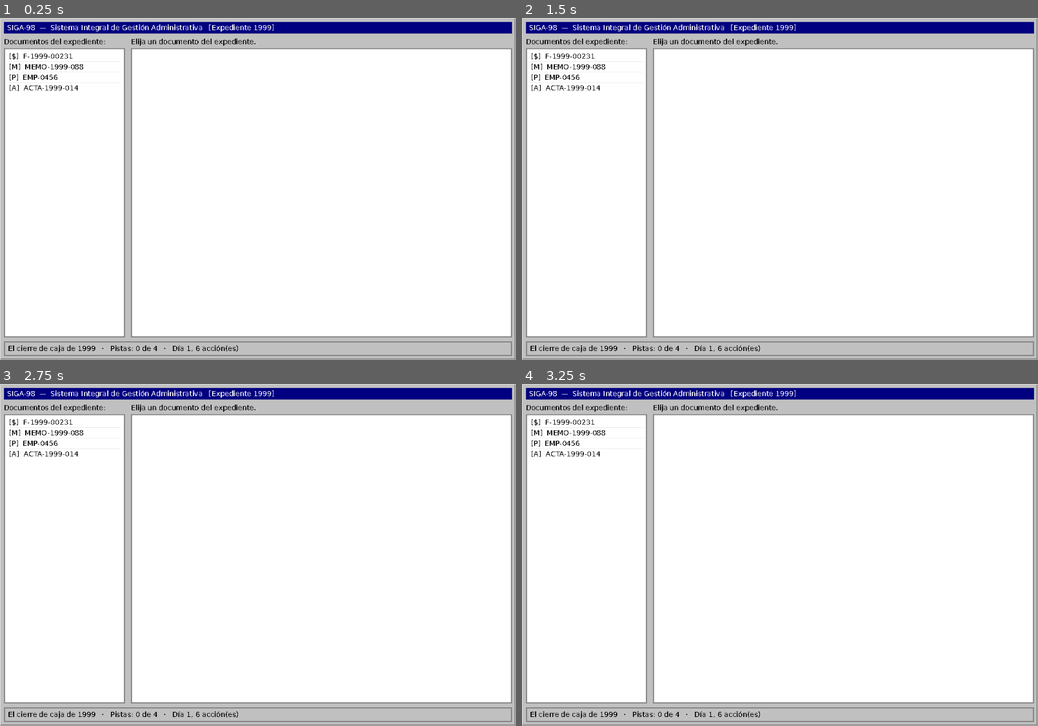
Above: before the commit, frames 1-4 (two rows, left to right).
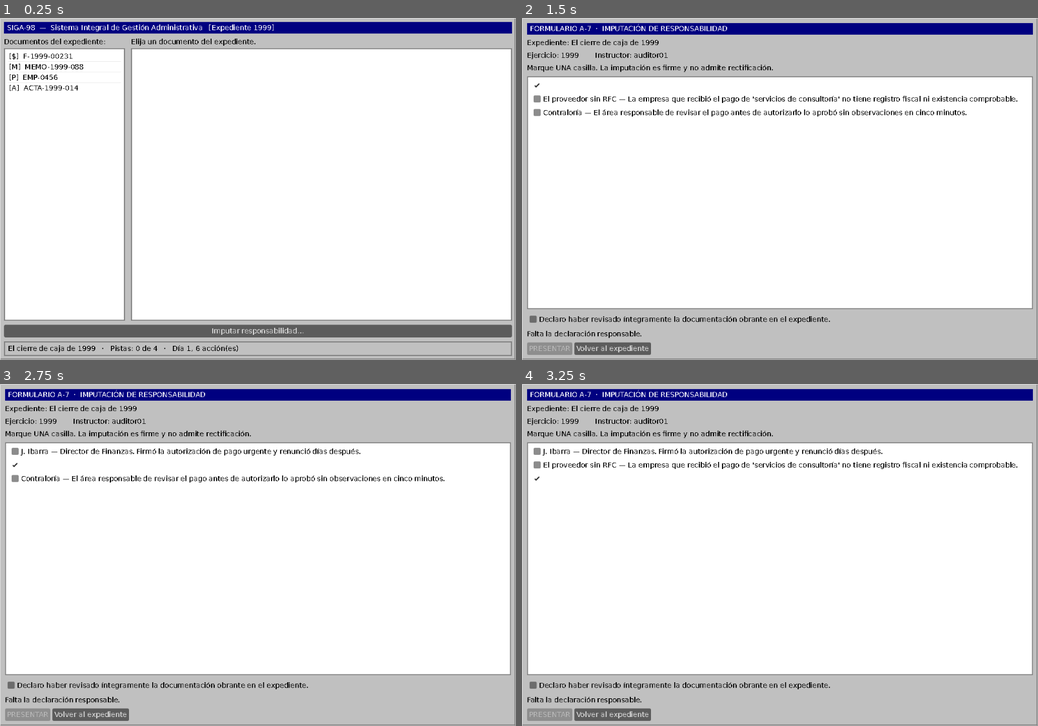
Above: after the commit, the same moments.

Repository: eGurucharri/expediente-legado
Game: Godot game, scene res://escenas/visor.tscn
The game is run twice, just before and just after one commit, with the same random seed, the same clock (stepped at 60 frames per second) and the same inputs.
Inputs (mouse positions are in pixels of both pictures, inside the frame that each line leads up to):
- Up to frame 1 (0.25 s): no input
- Up to frame 2 (1.5 s): click (780, 332) at 0.5 s, where only the run after the commit has a clickable "Imputar responsabilidad…"; click (780, 86) at 1.25 s, where only the run after the commit has a clickable "J. Ibarra — Director de Finan…"
- Up to frame 3 (2.75 s): click (258, 466) at 2 s, where only the run after the commit has a clickable "El proveedor sin RFC — La emp…"
- Up to frame 4 (3.25 s): click (780, 479) at 2.75 s, where only the run after the commit has a clickable "Contraloría — El área respons…"

The runs differ from the first frame. In frame 1, 5.2% of the frame differs, in the area x 0-100%, y 88-94%; in frame 2, 23%, in the area x 0-100%, y 1-99%; in frame 3, 23%; in frame 4, 23%.

Commit message:
feat: el formulario A-7, donde se firma la imputación (#61)
Una acusación no se hace pulsando un botón: se rellena. Casilla por
sospechoso, una sola admitida —el formulario no acepta dos responsables,
que es lo que casi todos estos expedientes tienen— y una declaración
responsable obligatoria para presentar y completamente irrelevante para lo
que pasa después: el sistema no comprueba la casilla, comprueba por su
cuenta cuántas pistas habías descubierto de verdad.

El año salía como 'Ejercicio: 1999.0'. Es la TERCERA vez que aparece el
float de JSON —antes en la barra de título y en la racha— y las dos
anteriores se arreglaron donde se veía. Ahora se arregla en Contenido, que
es por donde entra, con prueba.

245 pasadas, 0 fallos.

Co-Authored-By: Claude Opus 5 <noreply@anthropic.com>

Diff:
--- /dev/null
+++ b/expediente-legado/godot/escenas/acusacion.tscn
@@ -0,0 +1,10 @@
+[gd_scene load_steps=2 format=3]
+
+[ext_resource type="Script" path="res://guion/acusacion_app.gd" id="1"]
+
+[node name="Acusacion" type="Control"]
+layout_mode = 3
+anchors_preset = 15
+anchor_right = 1.0
+anchor_bottom = 1.0
+script = ExtResource("1")
--- /dev/null
+++ b/expediente-legado/godot/guion/acusacion_app.gd
@@ -0,0 +1,185 @@
+## El formulario de imputación: la ventana donde se firma.
+##
+## Una acusación no se hace pulsando "acusar" — se rellena. La ceremonia es el
+## contenido: número de formulario, casilla por sospechoso, y una declaración
+## responsable que hay que marcar antes de poder presentar.
+##
+## Esa declaración es el chiste central de la pantalla: dice «declaro haber
+## revisado la documentación» y **la marcas hayas leído o no**, porque sin ella
+## el botón no se activa. El sistema no comprueba la casilla; comprueba, por su
+## cuenta y sin decírtelo, cuántas pistas habías descubierto de verdad. La
+## casilla es la burocracia; `Acusacion.acusar` es lo que pasa de verdad.
+##
+## No decide nada: la regla vive en `Acusacion` y el careo en su escena. Aquí
+## solo se rellena un papel.
+extends Control
+
+signal firmada(resultado: Dictionary)
+signal cancelada
+
+var caso: Dictionary = {}
+var estado: Dictionary = {}
+var jornada: Dictionary = {}
+var descubiertas: Array = []
+
+var _elegido := -1
+var _declarado := false
+var _casillas: Array = []
+var _presentar: Button
+var _aviso: Label
+
+
+func _ready() -> void:
+	theme = EstiloSiga.tema()
+	_construir()
+
+
+func _draw() -> void:
+	EstiloSiga.dibujar_bisel(self, Rect2(Vector2.ZERO, size), EstiloSiga.GRIS, true)
+
+
+func _construir() -> void:
+	var raiz := VBoxContainer.new()
+	raiz.set_anchors_and_offsets_preset(Control.PRESET_FULL_RECT)
+	raiz.offset_left = 10
+	raiz.offset_top = 10
+	raiz.offset_right = -10
+	raiz.offset_bottom = -10
+	raiz.add_theme_constant_override("separation", 8)
+	add_child(raiz)
+
+	raiz.add_child(_titulo("FORMULARIO A-7  ·  IMPUTACIÓN DE RESPONSABILIDAD"))
+	raiz.add_child(_linea("Expediente: %s" % caso.get("titulo", "")))
+	raiz.add_child(_linea(
+		"Ejercicio: %s        Instructor: auditor01" % str(caso.get("anioSuceso", "s/f"))))
+
+	raiz.add_child(_linea(
+		"Marque UNA casilla. La imputación es firme y no admite rectificación."))
+
+	var lista := VBoxContainer.new()
+	lista.add_theme_constant_override("separation", 2)
+	var hueco := PanelContainer.new()
+	hueco.add_theme_stylebox_override("panel", _hundido(EstiloSiga.BLANCO))
+	hueco.size_flags_vertical = Control.SIZE_EXPAND_FILL
+	hueco.add_child(lista)
+	raiz.add_child(hueco)
+
+	for i in Acusacion.sospechosos_de(caso).size():
+		var sospechoso: Dictionary = caso["sospechosos"][i]
+		var casilla := CheckBox.new()
+		casilla.text = "%s — %s" % [sospechoso["nombre"], sospechoso.get("descripcion", "")]
+		casilla.add_theme_color_override("font_color", EstiloSiga.NEGRO)
+		casilla.toggled.connect(_al_marcar.bind(i))
+		lista.add_child(casilla)
+		_casillas.append(casilla)
+
+	# La declaración responsable. Obligatoria para presentar y completamente
+	# irrelevante para lo que pasa después.
+	var declaracion := CheckBox.new()
+	declaracion.text = "Declaro haber revisado íntegramente la documentación obrante en el expediente."
+	declaracion.add_theme_color_override("font_color", EstiloSiga.NEGRO)
+	declaracion.toggled.connect(func(marcada: bool):
+		_declarado = marcada
+		_revisar())
+	raiz.add_child(declaracion)
+
+	_aviso = _linea("")
+	raiz.add_child(_aviso)
+
+	var botones := HBoxContainer.new()
+	_presentar = Button.new()
+	_presentar.text = "PRESENTAR"
+	_presentar.disabled = true
+	_presentar.pressed.connect(_al_presentar)
+	botones.add_child(_presentar)
+
+	var volver := Button.new()
+	volver.text = "Volver al expediente"
+	volver.pressed.connect(func(): cancelada.emit())
+	botones.add_child(volver)
+	raiz.add_child(botones)
+
+	# El aviso desde el principio: un botón desactivado sin explicación se lee
+	# como una pantalla rota.
+	_revisar()
+
+
+func _al_marcar(marcada: bool, indice: int) -> void:
+	if not marcada:
+		if _elegido == indice:
+			_elegido = -1
+		_revisar()
+		return
+	# Una casilla y solo una: el formulario no admite dos responsables, que es
+	# precisamente lo que casi todos estos expedientes tienen.
+	_elegido = indice
+	for i in _casillas.size():
+		if i != indice:
+			_casillas[i].set_pressed_no_signal(false)
+	_revisar()
+
+
+func _revisar() -> void:
+	_presentar.disabled = _elegido < 0 or not _declarado
+	if _elegido < 0:
+		_aviso.text = "Marque la casilla del responsable."
+	elif not _declarado:
+		_aviso.text = "Falta la declaración responsable."
+	else:
+		_aviso.text = "Al presentar, el expediente queda cerrado."
+
+
+func _al_presentar() -> void:
+	var resultado := Acusacion.acusar(
+		estado, jornada, caso, caso["sospechosos"][_elegido], descubiertas)
+
+	if resultado["resultado"] == "sin_acciones":
+		_aviso.text = "SE ACABÓ LA JORNADA. El registro ya no admite entradas hoy."
+		return
+	if resultado["resultado"] == "ya_cerrado":
+		_aviso.text = "Este expediente ya tiene veredicto firme."
+		return
+
+	firmada.emit(resultado)
+
+
+# --- Cajas ------------------------------------------------------------------
+
+func _titulo(texto: String) -> Control:
+	var barra := PanelContainer.new()
+	var caja := StyleBoxFlat.new()
+	caja.bg_color = EstiloSiga.AZUL_TITULO
+	caja.set_corner_radius_all(0)
+	caja.content_margin_left = 6
+	caja.content_margin_top = 3
+	caja.content_margin_bottom = 3
+	barra.add_theme_stylebox_override("panel", caja)
+	var etiqueta := _linea(texto)
+	etiqueta.add_theme_color_override("font_color", EstiloSiga.BLANCO)
+	barra.add_child(etiqueta)
+	return barra
+
+
+func _linea(texto: String) -> Label:
+	var etiqueta := Label.new()
+	etiqueta.text = texto
+	etiqueta.add_theme_color_override("font_color", EstiloSiga.NEGRO)
+	etiqueta.add_theme_font_size_override("font_size", 14)
+	etiqueta.autowrap_mode = TextServer.AUTOWRAP_WORD_SMART
+	return etiqueta
+
+
+func _hundido(fondo: Color) -> StyleBoxFlat:
+	var caja := StyleBoxFlat.new()
+	caja.bg_color = fondo
+	caja.set_corner_radius_all(0)
+	caja.border_width_top = EstiloSiga.GROSOR
+	caja.border_width_left = EstiloSiga.GROSOR
+	caja.border_width_bottom = EstiloSiga.GROSOR
+	caja.border_width_right = EstiloSiga.GROSOR
+	caja.border_color = EstiloSiga.GRIS_OSCURO
+	caja.content_margin_left = 8
+	caja.content_margin_right = 8
+	caja.content_margin_top = 6
+	caja.content_margin_bottom = 6
+	return caja
--- a/expediente-legado/godot/guion/contenido.gd
+++ b/expediente-legado/godot/guion/contenido.gd
@@ -22,7 +22,18 @@
 		return false
 	casos = crudo.get("casos", [])
 	conceptos = crudo.get("conceptos", [])
+	_enteros()
 	return true
+
+
+## JSON no distingue entero de decimal, así que todo número vuelve en coma
+## flotante y un año se muestra como "1999.0". Ya había salido dos veces —en la
+## barra de título del visor y en la racha de la Ventanilla— y las dos se
+## arreglaron donde se veía. Se arregla aquí, que es por donde entra.
+func _enteros() -> void:
+	for caso in casos:
+		if caso.get("anioSuceso") != null:
+			caso["anioSuceso"] = int(caso["anioSuceso"])
 
 ## Los casos que cuentan para el final principal. El caso 8 está marcado como
 ## no principal en el contenido original.
--- a/expediente-legado/godot/guion/visor_expediente.gd
+++ b/expediente-legado/godot/guion/visor_expediente.gd
@@ -80,6 +80,11 @@
 
 	columnas.add_child(_columna_indice())
 	columnas.add_child(_columna_documento())
+
+	var acusar := Button.new()
+	acusar.text = "Imputar responsabilidad…"
+	acusar.pressed.connect(_abrir_formulario)
+	raiz.add_child(acusar)
 
 	_estado = _etiqueta("", EstiloSiga.NEGRO)
 	var barra_estado := _hueco()
@@ -217,6 +222,36 @@
 			_estado.text = "Concepto: %s" % partes[1]
 
 
+## Abre el formulario A-7. La ventana no decide nada: rellena un papel y
+## devuelve lo que  haya resuelto.
+func _abrir_formulario() -> void:
+	if Acusacion.esta_cerrado(partida.estado, caso["id"]):
+		_aviso_partida = "ESTE EXPEDIENTE YA TIENE VEREDICTO FIRME."
+		_refrescar_estado()
+		return
+
+	var formulario: Control = load("res://escenas/acusacion.tscn").instantiate()
+	formulario.caso = caso
+	formulario.estado = partida.estado
+	formulario.jornada = jornada
+	formulario.descubiertas = descubiertas
+	formulario.firmada.connect(_al_firmar.bind(formulario))
+	formulario.cancelada.connect(func():
+		formulario.queue_free())
+	add_child(formulario)
+
+
+func _al_firmar(resultado: Dictionary, formulario: Control) -> void:
+	formulario.queue_free()
+	partida.guardar()
+
+	_aviso_partida = "EXPEDIENTE CERRADO. %s%s" % [
+		resultado["desenlace"],
+		"  ·  ACUSACIÓN PRECIPITADA: consta en su hoja de servicio."
+			if resultado["precipitada"] else ""]
+	_refrescar_estado()
+
+
 func _refrescar_estado() -> void:
 	if not _aviso_partida.is_empty():
 		_estado.text = _aviso_partida
--- a/expediente-legado/godot/pruebas/capturar.gd
+++ b/expediente-legado/godot/pruebas/capturar.gd
@@ -100,6 +100,8 @@
 	# jugando. Es el mismo atajo que ya falseó una captura antes.
 	escena._lista.select(indice)
 	escena._al_elegir_documento(indice)
+	if argumentos.size() > 2 and argumentos[2] == "formulario":
+		escena._abrir_formulario()
 
 	# Dos fotogramas: uno para que los contenedores repartan el espacio y otro
 	# para que se dibuje con el reparto ya hecho.
--- a/expediente-legado/godot/pruebas/pruebas.gd
+++ b/expediente-legado/godot/pruebas/pruebas.gd
@@ -212,6 +212,13 @@
 	# #427 están marcados como no principales en el contenido original, así que
 	# el final principal no depende de ellos.
 	comprobar("seis casos principales", contenido.principales().size(), 6)
+
+	# Los años son enteros, no "1999.0". Es el fallo del float de JSON, que ya
+	# se coló dos veces en pantallas distintas antes de arreglarse por donde
+	# entra.
+	var anios_decimales := contenido.casos.filter(
+		func(c): return c.get("anioSuceso") != null and typeof(c["anioSuceso"]) != TYPE_INT)
+	comprobar("los años son enteros", anios_decimales, [])
 
 	# Toda referencia [[...]] de un concepto apunta a un concepto que existe:
 	# si no, el corcho tendría un enlace a un expediente inexistente.
Not shown, added: expediente-legado/godot/guion/acusacion_app.gd.uid
